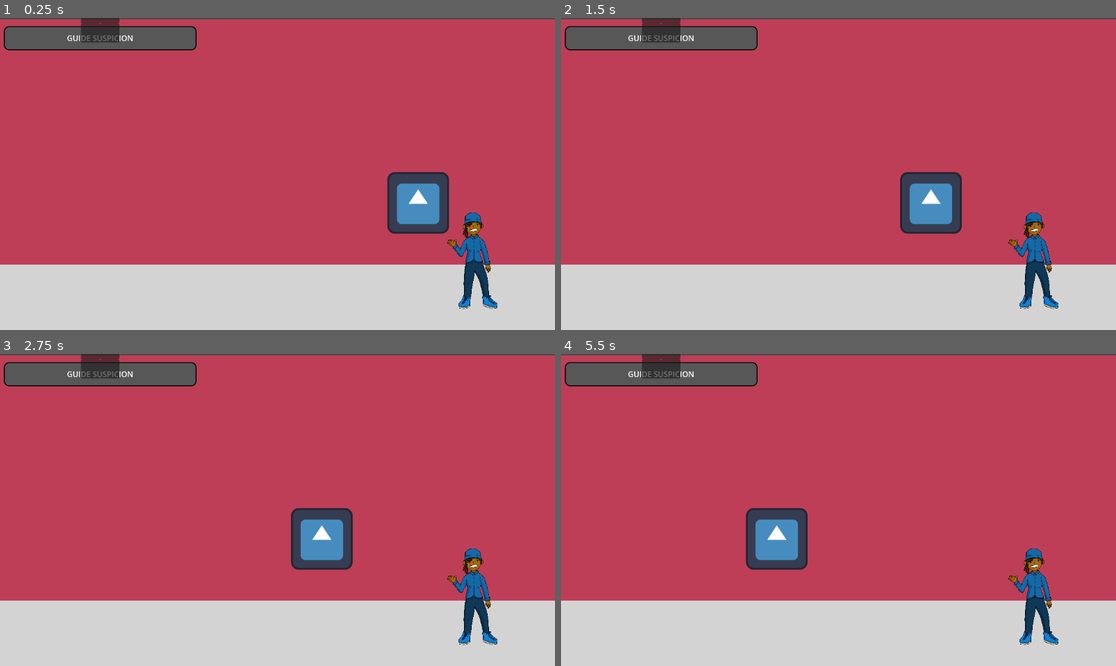
Above: before the commit, frames 1-4 (two rows, left to right).
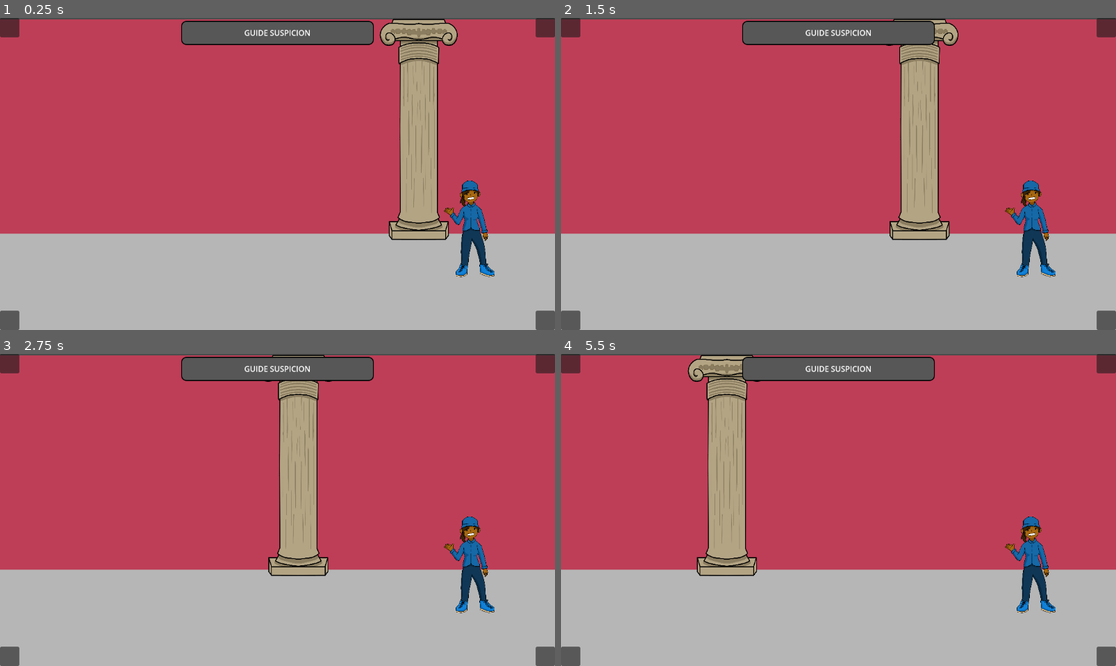
Above: after the commit, the same moments.

Repository: Skyepulse/LUDUM_DARE_58_MATELOU-CO
Game: Godot game, scene res://scenes/scene_tests_JEREMY.tscn
Two runs of this game, one before a commit and one after it. Both use one fixed random seed, a clock stepped at 60 frames per second and the inputs below. This scene is started directly instead of the project's main scene. The engine's default icon, where the game draws it, is replaced by a stand-in: a white triangle on a blue panel in a dark square.
Inputs (mouse positions are in pixels of both pictures, inside the frame that each line leads up to):
- Up to frame 1 (0.25 s): no input
- Up to frame 2 (1.5 s): move the mouse to (960, 158) at 0.52 s; move the mouse to (727, 189) at 1.27 s
- Up to frame 3 (2.75 s): move the mouse to (333, 441) at 2.02 s
- Up to frame 4 (5.5 s): move the mouse to (810, 572) at 2.77 s; move the mouse to (1005, 556) at 3.52 s; move the mouse to (672, 463) at 4.27 s; move the mouse to (866, 510) at 5.02 s

The runs differ from the first frame. In frame 1, 43% of the frame differs, in the area x 0-100%, y 0-100%; in frame 2, 43%; in frame 3, 43%; in frame 4, 44%.

Commit message:
background

Diff:
--- a/scenes/UI/MainUI.tscn
+++ b/scenes/UI/MainUI.tscn
@@ -31,6 +31,8 @@
 anchors_preset = 15
 anchor_right = 1.0
 anchor_bottom = 1.0
+offset_right = -1152.0
+offset_bottom = -648.0
 grow_horizontal = 2
 grow_vertical = 2
 script = ExtResource("1_sb5dd")
--- a/scenes/background.tscn
+++ b/scenes/background.tscn
@@ -1,6 +1,7 @@
-[gd_scene load_steps=6 format=3 uid="uid://ytnv83oppny8"]
+[gd_scene load_steps=7 format=3 uid="uid://ytnv83oppny8"]
 
-[ext_resource type="Texture2D" uid="uid://01a6s27mn85u" path="res://img/icon.svg" id="1_bkp1e"]
+[ext_resource type="Texture2D" uid="uid://dgbjoa5rmtj8l" path="res://img/column.png" id="1_bkp1e"]
+[ext_resource type="Script" uid="uid://cyb447hnr15e1" path="res://scripts/background.gd" id="1_y0upk"]
 
 [sub_resource type="Gradient" id="Gradient_bkp1e"]
 offsets = PackedFloat32Array(0)
@@ -11,37 +12,36 @@
 
 [sub_resource type="Gradient" id="Gradient_y0upk"]
 offsets = PackedFloat32Array(0)
-colors = PackedColorArray(0.83033526, 0.83033514, 0.83033514, 1)
+colors = PackedColorArray(0.7162962, 0.7162962, 0.7162962, 1)
 
 [sub_resource type="GradientTexture2D" id="GradientTexture2D_jougr"]
 gradient = SubResource("Gradient_y0upk")
 
 [node name="Background" type="Node2D"]
+script = ExtResource("1_y0upk")
 
 [node name="mur" type="Parallax2D" parent="."]
-scroll_scale = Vector2(0.5, 0.5)
-repeat_size = Vector2(1152, 0)
 repeat_times = 3
 
 [node name="Sprite2D" type="Sprite2D" parent="mur"]
-position = Vector2(575.5, 257.375)
-scale = Vector2(18.015625, 7.9570313)
+position = Vector2(575.5, 225.375)
+scale = Vector2(18.015625, 6.9570313)
 texture = SubResource("GradientTexture2D_y0upk")
 
-[node name="item1" type="Parallax2D" parent="."]
-scroll_scale = Vector2(0.8, 0.8)
-repeat_size = Vector2(1152, 0)
+[node name="colonne" type="Parallax2D" parent="."]
+scale = Vector2(0.998357, 1.0030161)
 repeat_times = 3
 
-[node name="Sprite2D" type="Sprite2D" parent="item1"]
-position = Vector2(888, 384)
+[node name="Sprite2D" type="Sprite2D" parent="colonne"]
+z_index = 1
+position = Vector2(895.7034, 230.0151)
+scale = Vector2(0.20172964, 0.22462411)
 texture = ExtResource("1_bkp1e")
 
 [node name="sol" type="Parallax2D" parent="."]
-repeat_size = Vector2(1152, 0)
 repeat_times = 3
 
 [node name="Sprite2D" type="Sprite2D" parent="sol"]
-position = Vector2(576, 580)
-scale = Vector2(18, 2.125)
+position = Vector2(576, 548)
+scale = Vector2(18, 3.1250005)
 texture = SubResource("GradientTexture2D_jougr")
--- a/scenes/main_camera_2d.tscn
+++ b/scenes/main_camera_2d.tscn
@@ -4,12 +4,9 @@
 [ext_resource type="PackedScene" uid="uid://cmyh2mgg3l5oi" path="res://scenes/UI/MainUI.tscn" id="2_ir62t"]
 
 [node name="MainCamera2D" type="Camera2D"]
-offset = Vector2(576, 324)
 script = ExtResource("1_lmn3r")
 
-[node name="MainUi" parent="." instance=ExtResource("2_ir62t")]
+[node name="MainUI" parent="." instance=ExtResource("2_ir62t")]
 z_index = 10
-offset_left = 208.0
-offset_top = 11.0
-offset_right = 208.0
-offset_bottom = 11.0
+offset_right = 1152.0
+offset_bottom = 648.0
--- a/scenes/scene_tests_JEREMY.tscn
+++ b/scenes/scene_tests_JEREMY.tscn
@@ -8,4 +8,5 @@
 [node name="Background" parent="." instance=ExtResource("1_q545c")]
 
 [node name="Guide" parent="." instance=ExtResource("2_13lya")]
-position = Vector2(985, 504)
+z_index = 10
+position = Vector2(979, 438)
--- a/scripts/Singletons/MainCamera2D.gd
+++ b/scripts/Singletons/MainCamera2D.gd
@@ -1 +1,13 @@
 extends Camera2D
+
+@onready var MainUI: Control = $MainUI
+var screenSize:Vector2
+
+func resize() -> void:
+	screenSize = get_viewport().get_visible_rect().size
+	offset = screenSize/2
+	MainUI.size = screenSize
+
+func _ready() -> void:
+	get_viewport().size_changed.connect(resize)
+	resize()
--- /dev/null
+++ b/scripts/background.gd
@@ -0,0 +1,16 @@
+extends Node2D
+
+var screenSize:Vector2
+@onready var mur: Parallax2D = $mur
+@onready var sol: Parallax2D = $sol
+@onready var colonne: Parallax2D = $colonne
+
+func resize() -> void:
+	screenSize = get_viewport().get_visible_rect().size
+	mur.repeat_size.x = screenSize.x
+	sol.repeat_size.x = screenSize.x
+	colonne.repeat_size.x = screenSize.x
+
+func _ready() -> void:
+	get_viewport().size_changed.connect(resize)
+	resize()
Not shown, added: scripts/background.gd.uid
